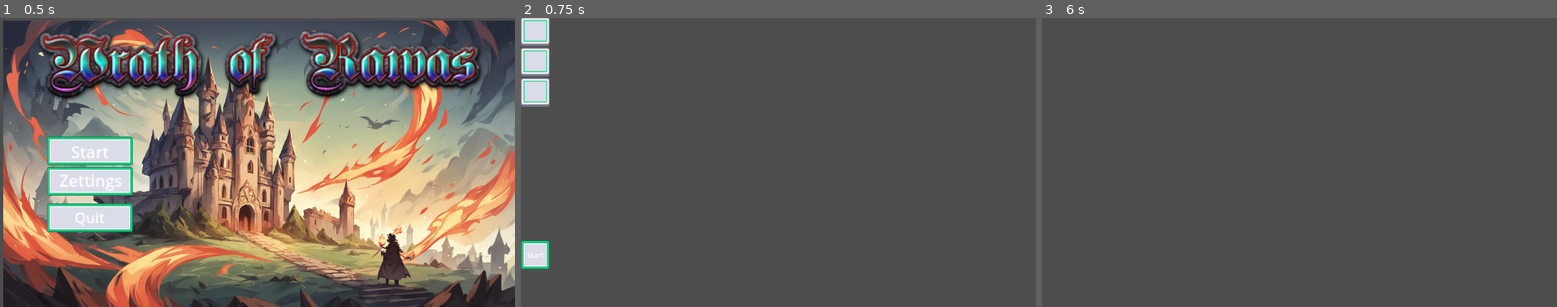
Above: before the commit, frames 1-3 (left to right).
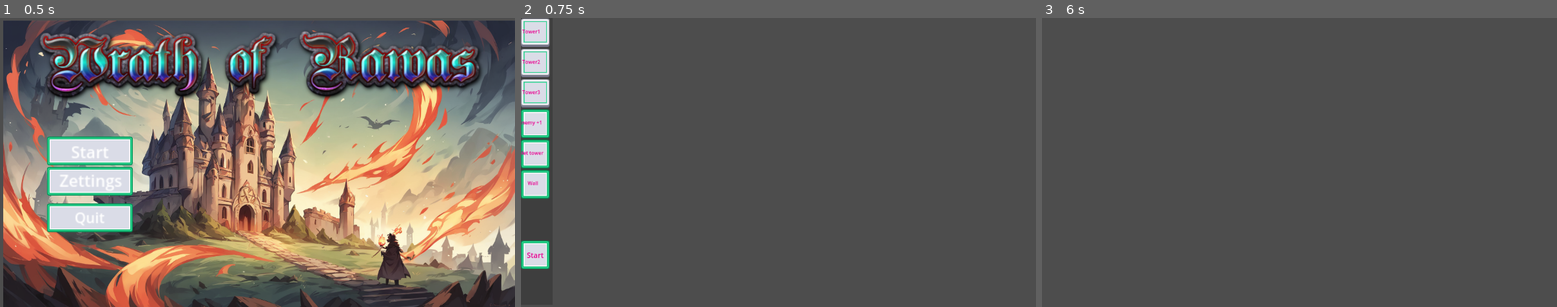
Above: after the commit, the same moments.

Repository: KenvaidGT/Wrath-of-Rawas
Game: Godot game, scene res://Main_menu/UI Scenes/MainMenu Visual/MainScene.tscn
Same seed, same stepped clock (60 frames per second), same inputs: the game is played once before the commit and once after it.
Inputs (mouse positions are in pixels of both pictures, inside the frame that each line leads up to; where the layout moved, square brackets give the same spot in the first picture):
- Up to frame 1 (0.5 s): no input
- Up to frame 2 (0.75 s): click "Start" at 0.5 s
- Up to frame 3 (6 s): click (1057, 32) at 1.25 s; click (1057, 64) [1057, 61] at 2 s; click (1057, 93) at 2.75 s; click (1057, 124) at 3.5 s, where only the run after the commit has a clickable "Enemy +1"; click (1057, 153) at 4.25 s, where only the run after the commit has a clickable "Delet tower"; click (1057, 185) at 5 s, where only the run after the commit has a clickable "Wall"; click "Start" at 5.75 s

Frame 1 is identical in both runs. In frame 2, 2.3% of the frame differs, in the area x 0-6%, y 0-84%; in frame 3, nothing differs.

Commit message:
Game and wave UI

Diff:
--- a/UI/game_ui.gd
+++ b/UI/game_ui.gd
@@ -2,11 +2,11 @@
 
 @onready var game_ui: Control = $"."
 @onready var wave_ui: Control = $wave_UI
+var enemy = 0
 
 func _ready():
 	wave_ui.visible = false
 	var start_button = $M/VB/Start
-	start_button.pressed.connect(_on_start_pressed)
 
 func _process(delta):
 	pass
@@ -23,3 +23,13 @@
 
 func _on_tower_3_pressed():
 	print("Tower3_build")
+
+func _on_enemy_1_pressed():
+	enemy += 1
+	print(enemy)
+
+func _on_delet_tower_pressed():
+	print("Delet_tower")
+
+func _on_wall_pressed():
+	print("Wall")
--- a/UI/game_ui.tscn
+++ b/UI/game_ui.tscn
@@ -1,8 +1,9 @@
-[gd_scene load_steps=7 format=3 uid="uid://dnr2gywg0vfxr"]
+[gd_scene load_steps=8 format=3 uid="uid://dnr2gywg0vfxr"]
 
 [ext_resource type="Texture2D" uid="uid://duujvvxfjdtlr" path="res://UI/Green/Default/button_square_border.png" id="1_p7iq8"]
 [ext_resource type="Script" path="res://UI/game_ui.gd" id="1_pdw0f"]
 [ext_resource type="Texture2D" uid="uid://bl7yaiqialt8y" path="res://UI/Green/Default/button_square_depth_line.png" id="2_bno4g"]
+[ext_resource type="Texture2D" uid="uid://c2vl3q33q5q17" path="res://UI/images.jpg" id="3_qvalk"]
 [ext_resource type="Texture2D" uid="uid://dsfg6oll0yc2" path="res://UI/Green/Default/button_round_line.png" id="3_tusa8"]
 [ext_resource type="Texture2D" uid="uid://bn4cb00cobami" path="res://UI/Green/Default/button_square_depth_border.png" id="5_c40qm"]
 [ext_resource type="PackedScene" uid="uid://8ta4yvucudcg" path="res://UI/wave_ui.tscn" id="6_gnqja"]
@@ -17,24 +18,26 @@
 script = ExtResource("1_pdw0f")
 
 [node name="wave_UI" parent="." instance=ExtResource("6_gnqja")]
+visible = false
 layout_mode = 1
 
 [node name="T" type="TextureRect" parent="."]
+modulate = Color(0, 0, 0, 0.188235)
 custom_minimum_size = Vector2(0, 150)
 layout_mode = 1
-anchors_preset = 12
-anchor_top = 1.0
-anchor_right = 1.0
-anchor_bottom = 1.0
-grow_horizontal = 2
-grow_vertical = 0
+offset_right = 71.0
+offset_bottom = 643.0
+rotation = -6.28319
+texture = ExtResource("3_qvalk")
+expand_mode = 1
 
 [node name="M" type="MarginContainer" parent="."]
 layout_mode = 1
 anchors_preset = 15
 anchor_right = 1.0
 anchor_bottom = 1.0
-offset_top = -1.0
+offset_top = 1.0
+offset_right = -952.0
 offset_bottom = 1.0
 grow_horizontal = 2
 grow_vertical = 2
@@ -56,6 +59,7 @@
 stretch_mode = 0
 
 [node name="Label" type="Label" parent="M/VB/Start"]
+modulate = Color(0.917647, 0, 0.564706, 1)
 layout_mode = 1
 anchors_preset = 8
 anchor_left = 0.5
@@ -84,11 +88,45 @@
 texture_normal = ExtResource("2_bno4g")
 stretch_mode = 0
 
+[node name="Label" type="Label" parent="M/VB2/Tower1"]
+modulate = Color(0.916098, 2.98411e-06, 0.56446, 1)
+layout_mode = 1
+anchors_preset = 8
+anchor_left = 0.5
+anchor_top = 0.5
+anchor_right = 0.5
+anchor_bottom = 0.5
+offset_left = -29.0
+offset_top = -11.5
+offset_right = 29.0
+offset_bottom = 11.5
+grow_horizontal = 2
+grow_vertical = 2
+scale = Vector2(0.7, 0.7)
+text = "Tower1"
+
 [node name="Tower2" type="TextureButton" parent="M/VB2"]
 custom_minimum_size = Vector2(50, 50)
 layout_mode = 2
 size_flags_horizontal = 0
 texture_normal = ExtResource("2_bno4g")
+
+[node name="Label" type="Label" parent="M/VB2/Tower2"]
+modulate = Color(0.917647, 0, 0.564706, 1)
+layout_mode = 1
+anchors_preset = 8
+anchor_left = 0.5
+anchor_top = 0.5
+anchor_right = 0.5
+anchor_bottom = 0.5
+offset_left = -29.0
+offset_top = -11.5
+offset_right = 29.0
+offset_bottom = 11.5
+grow_horizontal = 2
+grow_vertical = 2
+scale = Vector2(0.7, 0.7)
+text = "Tower2"
 
 [node name="Tower3" type="TextureButton" parent="M/VB2"]
 custom_minimum_size = Vector2(50, 50)
@@ -97,8 +135,92 @@
 texture_normal = ExtResource("2_bno4g")
 texture_pressed = ExtResource("5_c40qm")
 stretch_mode = 0
+
+[node name="Label" type="Label" parent="M/VB2/Tower3"]
+modulate = Color(0.917647, 0, 0.564706, 1)
+layout_mode = 1
+anchors_preset = 8
+anchor_left = 0.5
+anchor_top = 0.5
+anchor_right = 0.5
+anchor_bottom = 0.5
+offset_left = -29.0
+offset_top = -11.5
+offset_right = 29.0
+offset_bottom = 11.5
+grow_horizontal = 2
+grow_vertical = 2
+scale = Vector2(0.7, 0.7)
+text = "Tower3"
+
+[node name="Enemy_+1" type="TextureButton" parent="M/VB2"]
+layout_mode = 2
+texture_normal = ExtResource("1_p7iq8")
+
+[node name="Label" type="Label" parent="M/VB2/Enemy_+1"]
+modulate = Color(0.917647, 0, 0.564706, 1)
+layout_mode = 1
+anchors_preset = 8
+anchor_left = 0.5
+anchor_top = 0.5
+anchor_right = 0.5
+anchor_bottom = 0.5
+offset_left = -37.5
+offset_top = -11.5
+offset_right = 37.5
+offset_bottom = 11.5
+grow_horizontal = 2
+grow_vertical = 2
+scale = Vector2(0.7, 0.7)
+text = "Enemy +1"
+
+[node name="Delet_tower" type="TextureButton" parent="M/VB2"]
+layout_mode = 2
+texture_normal = ExtResource("1_p7iq8")
+
+[node name="Label" type="Label" parent="M/VB2/Delet_tower"]
+modulate = Color(0.917647, 0, 0.564706, 1)
+layout_mode = 1
+anchors_preset = 8
+anchor_left = 0.5
+anchor_top = 0.5
+anchor_right = 0.5
+anchor_bottom = 0.5
+offset_left = -45.5
+offset_top = -11.5
+offset_right = 45.5
+offset_bottom = 11.5
+grow_horizontal = 2
+grow_vertical = 2
+scale = Vector2(0.7, 0.7)
+text = "Delet tower"
+
+[node name="Wall" type="TextureButton" parent="M/VB2"]
+layout_mode = 2
+texture_normal = ExtResource("1_p7iq8")
+
+[node name="Label" type="Label" parent="M/VB2/Wall"]
+modulate = Color(0.917647, 0, 0.564706, 1)
+layout_mode = 1
+anchors_preset = 8
+anchor_left = 0.5
+anchor_top = 0.5
+anchor_right = 0.5
+anchor_bottom = 0.5
+offset_left = -17.0
+offset_top = -11.5
+offset_right = 17.0
+offset_bottom = 11.5
+grow_horizontal = 2
+grow_vertical = 2
+scale = Vector2(0.7, 0.7)
+text = "Wall"
 
 [connection signal="pressed" from="M/VB/Start" to="." method="_on_start_pressed"]
 [connection signal="pressed" from="M/VB2/Tower1" to="." method="_on_tower_1_pressed"]
 [connection signal="pressed" from="M/VB2/Tower2" to="." method="_on_tower_2_pressed"]
 [connection signal="pressed" from="M/VB2/Tower3" to="." method="_on_tower_3_pressed"]
+[connection signal="pressed" from="M/VB2/Enemy_+1" to="." method="_on_enemy_1_pressed"]
+[connection signal="pressed" from="M/VB2/Delet_tower" to="." method="_on_delet_tower_pressed"]
+[connection signal="pressed" from="M/VB2/Delet_tower" to="." method="_on_delet_turret_pressed"]
+[connection signal="pressed" from="M/VB2/Wall" to="." method="_on_wall_pressed"]
Not shown: 1 places in Main_menu/UI Scenes/LevelSelectScene.tscn that only renumber resources
Binary file added: UI/Green/Default/images.jpg
Not shown, added: UI/Green/Default/images.jpg.import
Binary file added: UI/images.jpg
Not shown, added: UI/images.jpg.import
